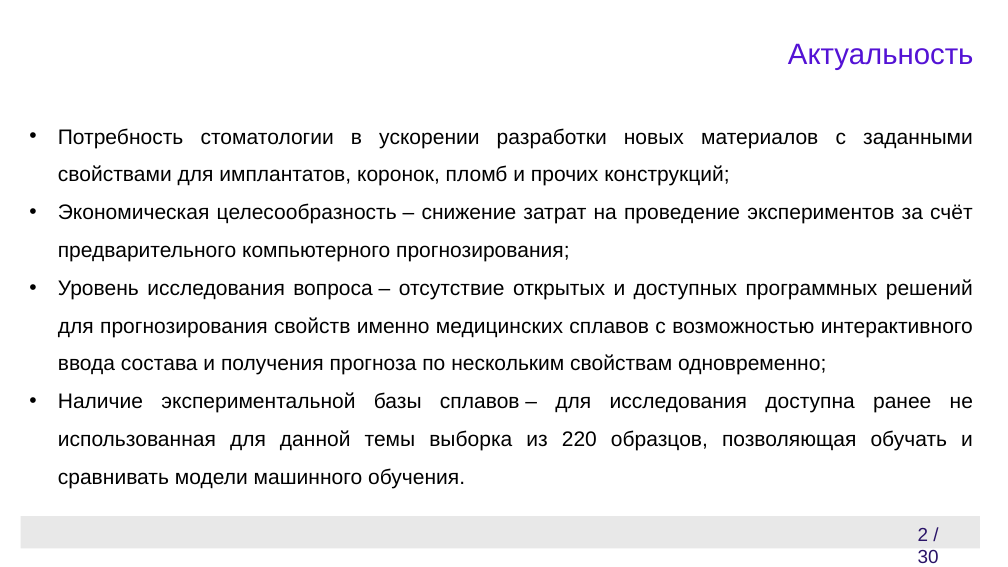
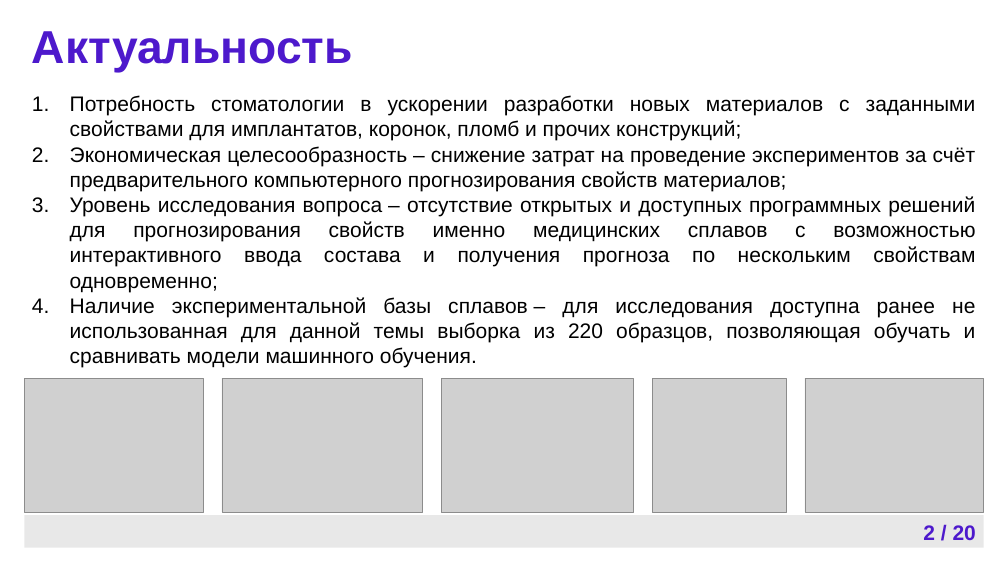
Before and after one commit to Cyber-Limon/Final_qualifying_work___Diploma, a slide deck: slide 2 of ВКР, отчет/ВКР, презентация.pptx. Drawn at 1008x567 pixels with LibreOffice and Linux fonts; fonts in the diff are those of the drawing; grey boxes stand for pictures; background and template pictures are left out. Boxes give left, top, right and bottom in pixels: in the first picture for what was removed or moved away, otherwise in the second. Text is boxed around its words. In the diff, an @@ line names an element or a change of style, - is before the commit and + after.

```diff
--- a/ВКР, отчет/ВКР, презентация.pptx
+++ b/ВКР, отчет/ВКР, презентация.pptx
@@ text "Актуальность": place and size @@
-text "Актуальность" at (788,43,974,70)
+text "Актуальность" at (32,31,353,72)
@@ text "Актуальность" at (32,31,353,72): size 28 to 44 pt, text colour #5412D5 to #4D19CC, bold on; alignment right to left; line spacing 1 to 0.9; more space between paragraphs; vertical alignment top to middle @@
@@ subtitle "Потребность стоматологии в ускорении разработки ...": place and size @@
-subtitle "Потребность стоматологии в ускорении разработки ..." at (58,128,973,488)
+subtitle "Потребность стоматологии в ускорении разработки ..." at (70,95,976,368)
@@ subtitle at (70,95,976,368): bullet • to 1.; line spacing 1.5 to 1; more space between paragraphs @@
@@ subtitle at (70,146,976,191): text changed @@
-• Экономическая целесообразность – снижение затрат на проведение экспериментов за счёт предварительного компьютерного прогнозирования;
+2. Экономическая целесообразность – снижение затрат на проведение экспериментов за счёт предварительного компьютерного прогнозирования свойств материалов;
@@ picture added at (24,378,203,512) @@
@@ picture added at (222,378,423,512) @@
@@ picture added at (442,378,633,512) @@
@@ picture added at (653,378,786,512) @@
@@ picture added at (805,378,984,512) @@
@@ rectangle: place and size @@
-rectangle at (20,516,980,549)
+rectangle at (24,515,984,547)
@@ page number at (923,525,976,540): vertical alignment top to middle @@
@@ page number at (923,525,976,540): text changed; size 18 to 20 pt; text colour #2A1468 to #4D19CC; bold on @@
-2 / 30
+2 / 20
```
Also in this commit, not shown: 5 other slides changed, 15 slides added, 25 slides removed, 1 other file.
